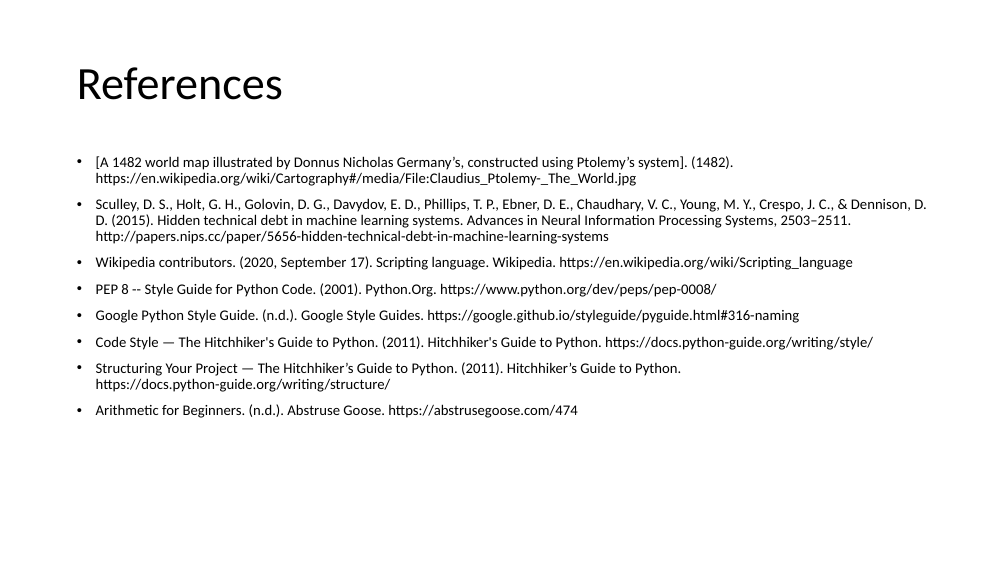
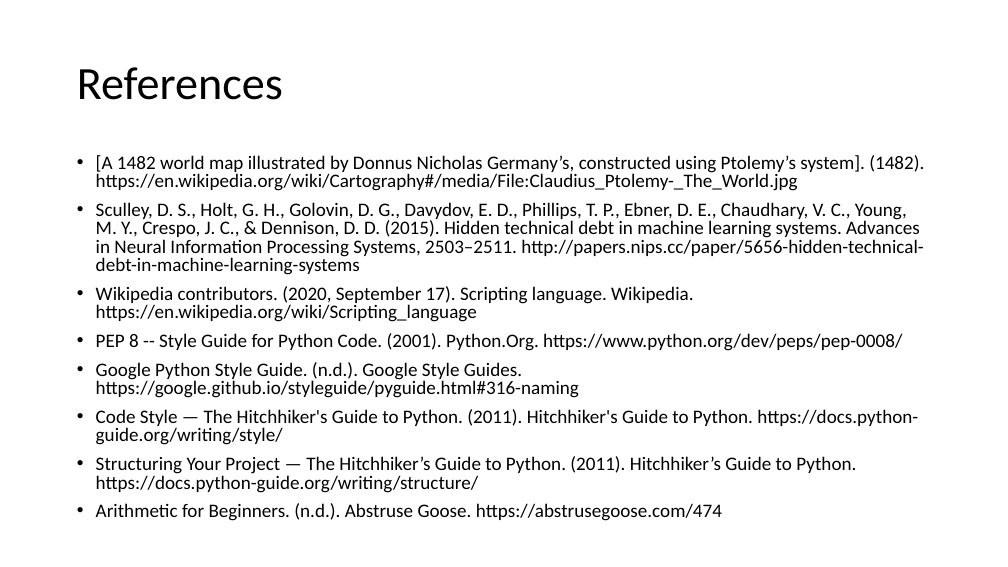
Before and after one commit to senine/workshop, a slide deck: slide 33 of Intro.pptx (slide 32 before the commit). Drawn at 1008x567 pixels with LibreOffice and Linux fonts; fonts in the diff are those of the drawing. Boxes give left, top, right and bottom in pixels: in the first picture for what was removed or moved away, otherwise in the second. Text is boxed around its words. In the diff, an @@ line names an element or a change of style, - is before the commit and + after.

```diff
--- a/Intro.pptx
+++ b/Intro.pptx
@@ text "[A 1482 world map illustrated ..." at [96,155,924,521]: size 14 to 18.2 pt; line spacing 0.9 to 0.8 @@
```
Also in this commit, not shown: 3 other slides changed, 1 slide added, 3 other files.
